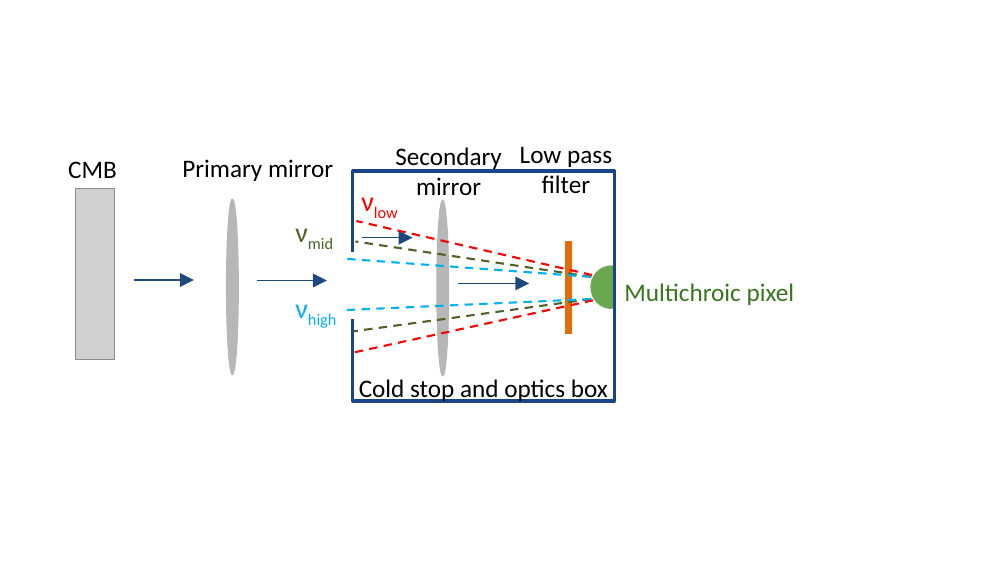
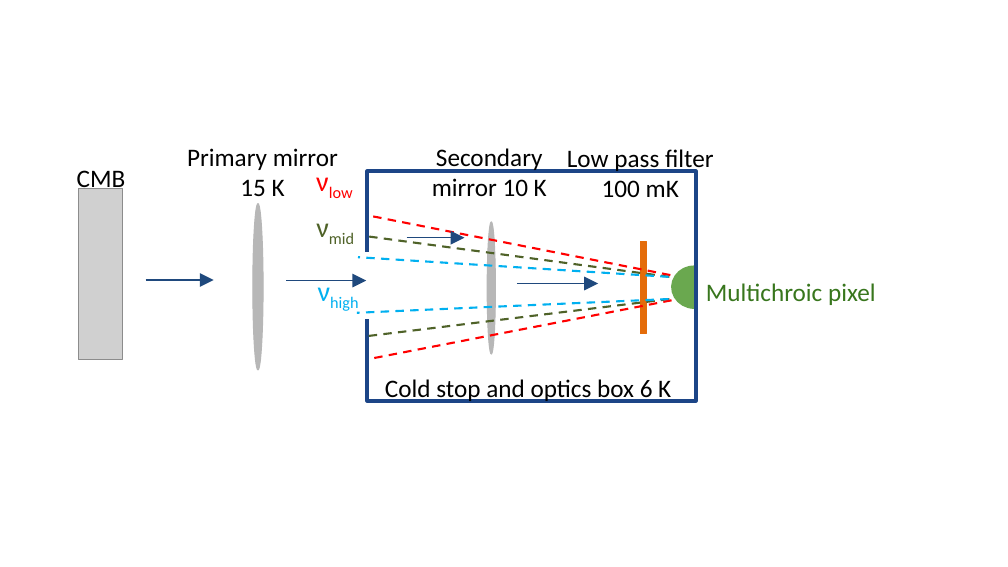
Before and after one commit to CMB-Probe/SPIE_optics_paper, a slide deck: slide 1 of editing_images/load_calc_MCP.pptx. Drawn at 1008x567 pixels with LibreOffice and Linux fonts; fonts in the diff are those of the drawing; grey boxes stand for pictures. Boxes give left, top, right and bottom in pixels: in the first picture for what was removed or moved away, otherwise in the second. Text is boxed around its words. In the diff, an @@ line names an element or a change of style, - is before the commit and + after.

```diff
--- a/editing_images/load_calc_MCP.pptx
+++ b/editing_images/load_calc_MCP.pptx
@@ text at (x1=187, y1=148, x2=338, y2=196): text changed @@
-Primary mirror
+Primary mirror 15 K
@@ text at (x1=432, y1=148, x2=547, y2=196): text changed @@
-Secondary mirror
+Secondary mirror 10 K
@@ text at (x1=567, y1=149, x2=714, y2=197): text changed @@
-Low pass filter
+Low pass filter 100 mK
@@ text "CMB" moved from (x1=68, y1=161, x2=117, y2=178) to (x1=77, y1=170, x2=126, y2=193) @@
@@ text "CMB" at (x1=77, y1=170, x2=126, y2=193): alignment left to centre @@
@@ text "νlow" rewrapped from (x1=351, y1=173, x2=435, y2=236) to (x1=306, y1=154, x2=403, y2=217) @@
@@ rectangle resized from (x1=353, y1=171, x2=615, y2=401) to (x1=367, y1=171, x2=696, y2=401) @@
@@ picture resized from (x1=76, y1=188, x2=114, y2=360) to (x1=79, y1=188, x2=123, y2=360) @@
@@ ellipse resized from (x1=227, y1=199, x2=239, y2=374) to (x1=253, y1=204, x2=263, y2=370) @@
@@ text "νmid" rewrapped from (x1=285, y1=204, x2=370, y2=266) to (x1=306, y1=200, x2=403, y2=262) @@
@@ line moved from (592, 277) - (356, 242) to (669, 277) - (367, 236) @@
@@ line moved from (593, 275) - (357, 221) to (670, 275) - (369, 216) @@
@@ arrow moved from (362, 238) - (412, 238) to (406, 238) - (465, 238) @@
@@ ellipse resized from (x1=436, y1=200, x2=449, y2=375) to (x1=487, y1=222, x2=495, y2=354) @@
@@ text "νhigh" rewrapped from (x1=285, y1=280, x2=370, y2=343) to (x1=307, y1=263, x2=404, y2=326) @@
@@ rectangle resized from (x1=340, y1=253, x2=378, y2=317) to (x1=345, y1=253, x2=389, y2=317) @@
@@ line moved from (591, 277) - (346, 259) to (668, 277) - (358, 257) @@
@@ rectangle moved from (x1=565, y1=242, x2=571, y2=335) to (x1=640, y1=242, x2=646, y2=335) @@
@@ chord (boxed as its full ellipse) resized from (x1=591, y1=266, x2=631, y2=308) to (x1=672, y1=266, x2=716, y2=308) @@
@@ text "Multichroic pixel" moved from (x1=624, y1=283, x2=795, y2=305) to (x1=706, y1=283, x2=876, y2=305) @@
@@ arrow moved from (134, 280) - (194, 280) to (145, 280) - (214, 280) @@
@@ arrow moved from (257, 280) - (327, 280) to (286, 280) - (366, 280) @@
@@ line moved from (591, 299) - (342, 310) to (668, 299) - (357, 312) @@
@@ line moved from (592, 299) - (354, 332) to (669, 299) - (369, 336) @@
@@ arrow moved from (459, 283) - (529, 283) to (517, 283) - (598, 283) @@
@@ line moved from (594, 300) - (355, 352) to (671, 300) - (369, 359) @@
@@ text at (x1=385, y1=379, x2=671, y2=403): text changed @@
-Cold stop and optics box
+Cold stop and optics box 6 K
```
Also in this commit, not shown: 3 other files.
